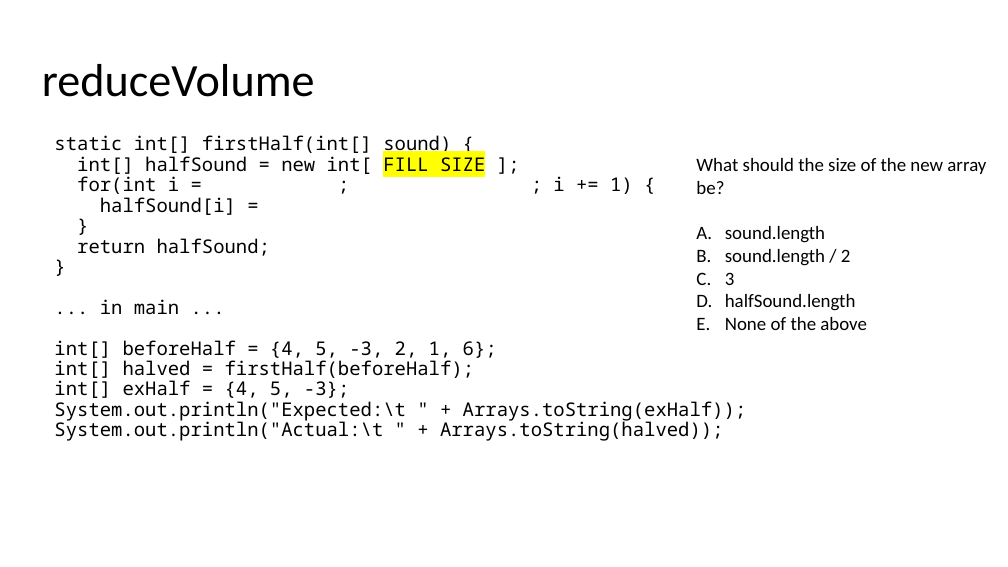
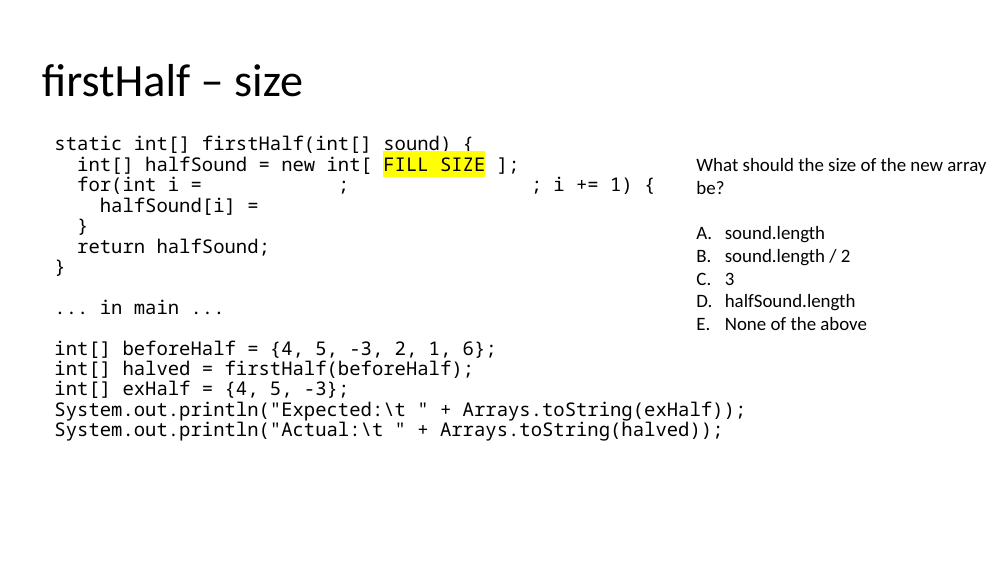
Before and after one commit to catherinefxia/ucsd-cse8a-w20.github.io, a slide deck: slide 14 of lectures/CSE8AW20-02-11-Lec11-Arrays-Loops-Practice/CSE8AW20-02-11-Lec11-Java-Arrays-Loops-Practice.pptx. Drawn at 1008x567 pixels with LibreOffice and Linux fonts; fonts in the diff are those of the drawing. Boxes give left, top, right and bottom in pixels: in the first picture for what was removed or moved away, otherwise in the second. Text is boxed around its words. In the diff, an @@ line names an element or a change of style, - is before the commit and + after.

```diff
--- a/lectures/CSE8AW20-02-11-Lec11-Arrays-Loops-Practice/CSE8AW20-02-11-Lec11-Java-Arrays-Loops-Practice.pptx
+++ b/lectures/CSE8AW20-02-11-Lec11-Arrays-Loops-Practice/CSE8AW20-02-11-Lec11-Java-Arrays-Loops-Practice.pptx
@@ title at <box>42,64,303,97</box>: text changed @@
-reduceVolume
+firstHalf – size
```
Also in this commit, not shown: 5 other slides changed.
